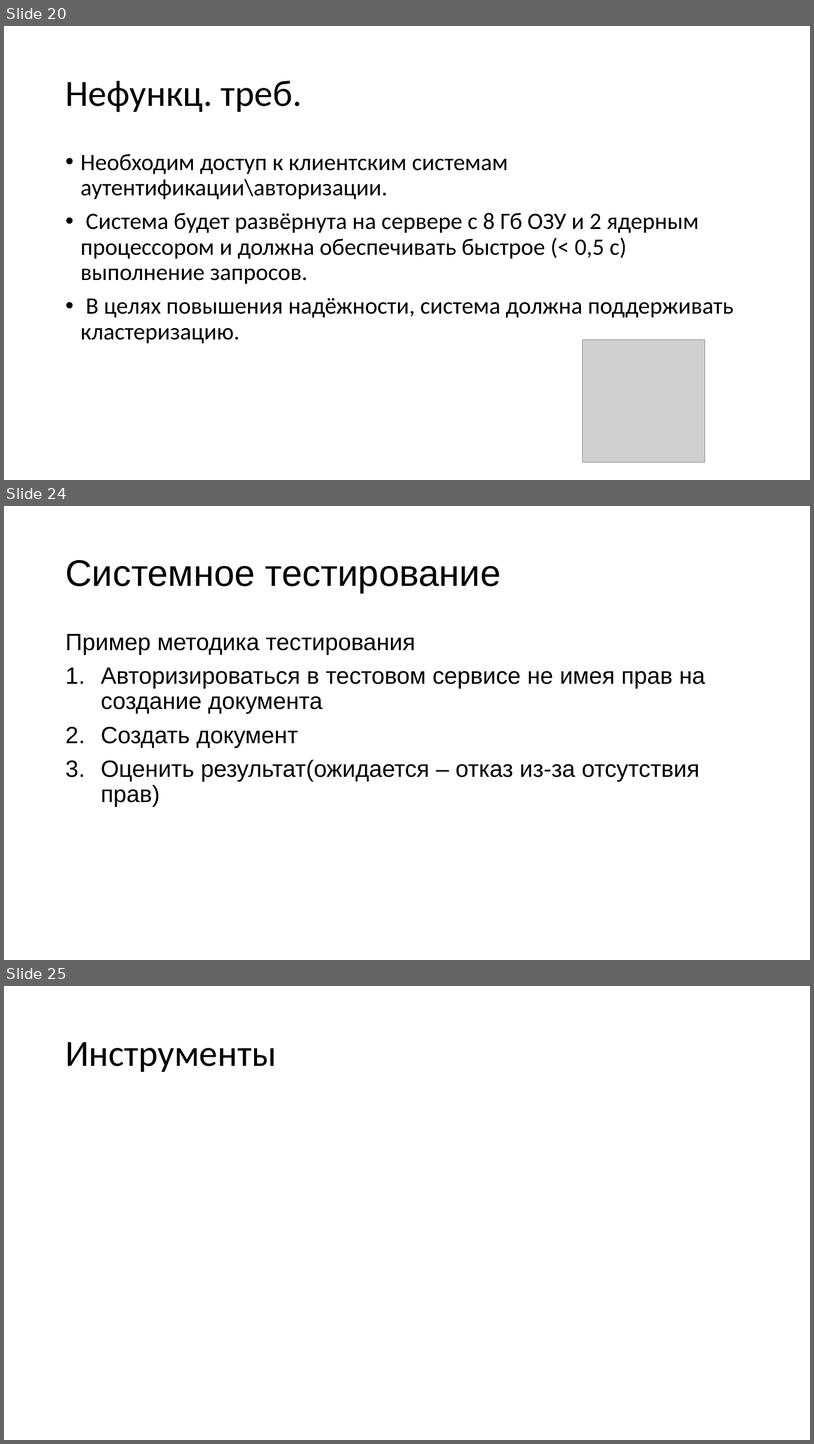
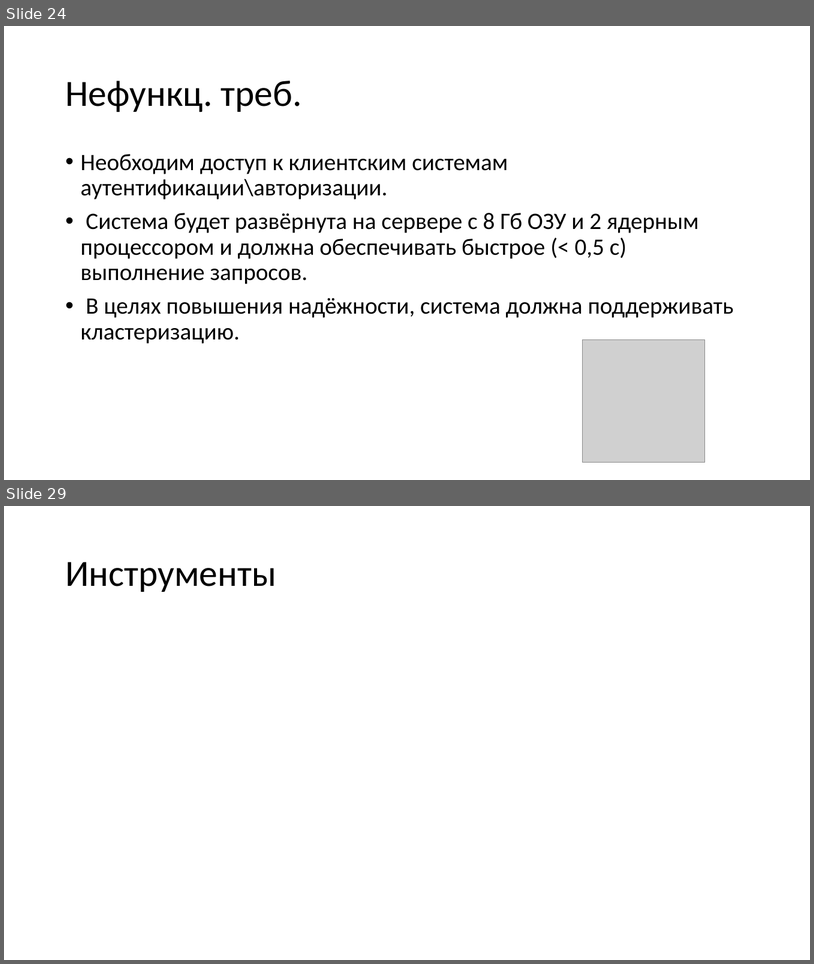
Before and after one commit to KozinOleg97/diplom, a slide deck: Vkr_p2.pptx. Shown one above the other, each under a label of ours: slides 20, 24 and 25 before the commit, slides 24 and 29 after it; the slides between them are not shown. The pictures are 814x1444 and 814x964 pixels, drawn with LibreOffice and Linux fonts; fonts in the diff are those of the drawing; grey boxes stand for pictures. Boxes give left, top, right and bottom in pixels: in the first picture for what was removed or moved away, otherwise in the second. Text is boxed around its words. In the diff, an @@ line names an element or a change of style, - is before the commit and + after.

```diff
--- a/Vkr_p2.pptx
+++ b/Vkr_p2.pptx
@@ slide 24 removed at (x1=4, y1=506, x2=810, y2=960), background #FFFFFF @@
@@ title removed at (x1=65, y1=560, x2=501, y2=593) @@
-Системное тестирование
@@ text removed at (x1=65, y1=634, x2=705, y2=807) @@
-Пример методика тестирования
-1. Авторизироваться в тестовом сервисе не имея прав на создание документа
-2. Создать документ
-3. Оценить результат(ожидается – отказ из-за отсутствия прав)
@@ what was slide 20 is now slide 24 @@
@@ what was slide 25 is now slide 29 @@
```
Also in this commit, not shown: 12 slides changed, 6 slides added, 1 other slide removed, 1 other file.
